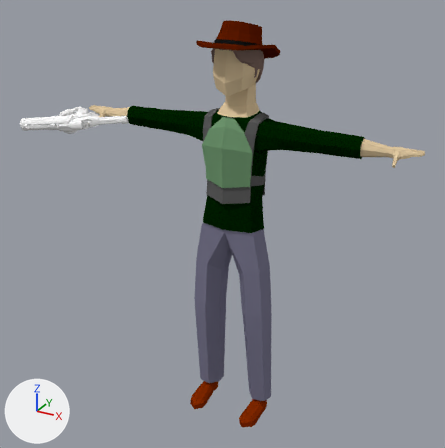
The Blender file BlendFiles/Guy/NewGuy/SuperGuy_Anim_BasePose.blend as it was, and as the next commit left it.
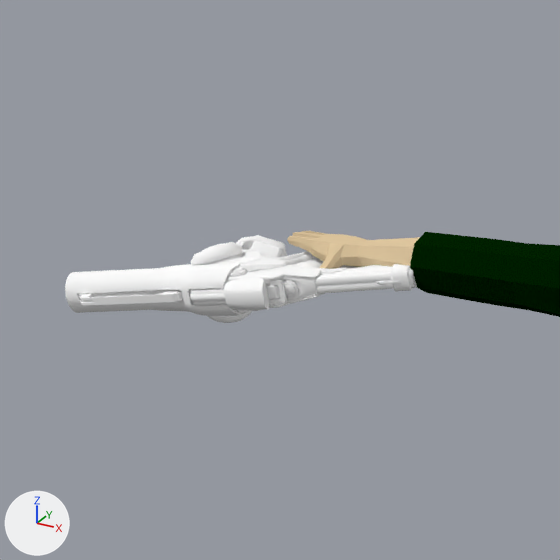
Old and new are each drawn whole from a 50 mm lens placed at (19.7, -36.1, 35.1), pointed at (-1.3, 2.2, 15.9) and again close up on the part from 0% to 39% of the width and 8% to 46% of the height. The axes (+X, +Y, +Z) are drawn at lower left. The lights are the same throughout.

Before the edit, the objects in view are built like this:
```python
me_mesh_001 = bpy.data.meshes.new('Mesh.001')
me_mesh_001.from_pydata(...)  # 903 vertices, 893 faces; spans x -13.1..13.1, y -1.1..3.6, z 0.0..30.0
# faces by material slot: [7, 72, 18, 150, 490, 78, 78]
me_mesh_001.materials.append(mat_mat)  # white #e7e7e7
me_mesh_001.materials.append(mat_m_vest)  # dark grey #5c5c5c
me_mesh_001.materials.append(mat_chestplate)  # green #729b72
me_mesh_001.materials.append(mat_jacket)  # black #012000
me_mesh_001.materials.append(mat_skin)  # beige #dfc79f
me_mesh_001.materials.append(mat_pants)  # blue #7a788f
me_mesh_001.materials.append(mat_shoes)  # brown #832900
me_sk_fpgun = bpy.data.meshes.new('SK_FPGun')
me_sk_fpgun.from_pydata(...)  # 8507 vertices, 10317 faces; spans x -0.089..0.089, y -0.544..0.268, z -0.149..0.222
me_sk_fpgun.materials.append(mat_m_fpgun)  # white #ffffff
ob_cube = bpy.data.objects.new('Cube', me_mesh_001)
ob_cube.location = (0.0, 0.0, 0.0)
ob_sk_fpgun_001 = bpy.data.objects.new('SK_FPGun.001', me_sk_fpgun)
ob_sk_fpgun_001.location = (-12.21, 1.5, 23.2)
ob_sk_fpgun_001.rotation_euler = (2.162, 1.467, 0.915)  # degrees (124, 84, 52)
ob_sk_fpgun_001.scale = (10.8, 10.8, 10.8)
```
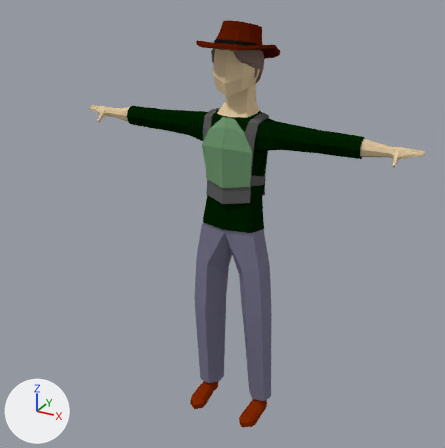
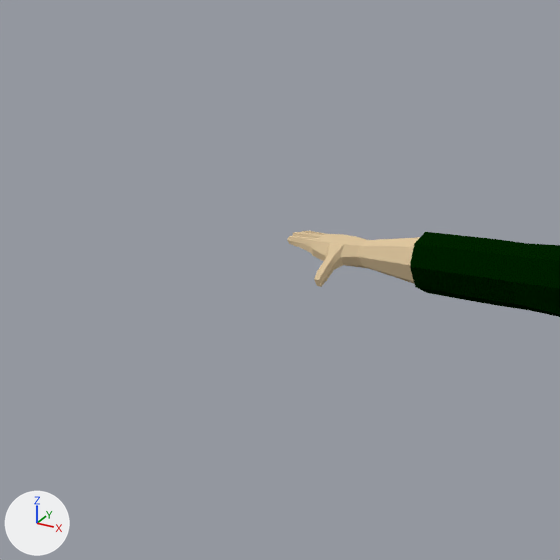
The change, as a diff of the scene's bpy script:
```diff
--- a/BlendFiles/Guy/NewGuy/SuperGuy_Anim_BasePose.blend.py
+++ b/BlendFiles/Guy/NewGuy/SuperGuy_Anim_BasePose.blend.py
@@ ob_sk_fpgun_001 @@
-ob_sk_fpgun_001 = bpy.data.objects.new('SK_FPGun.001', me_sk_fpgun)
-ob_sk_fpgun_001.location = (-12.21, 1.5, 23.2)
-ob_sk_fpgun_001.rotation_euler = (2.162, 1.467, 0.915)  # degrees (124, 84, 52)
-ob_sk_fpgun_001.scale = (10.8, 10.8, 10.8)
```

Where the change shows, as pixel boxes [x1, y1, x2, y2] in the close-ups (560 x 560 px):
'SK_FPGun.001', deleted: before [65, 235, 417, 323]
